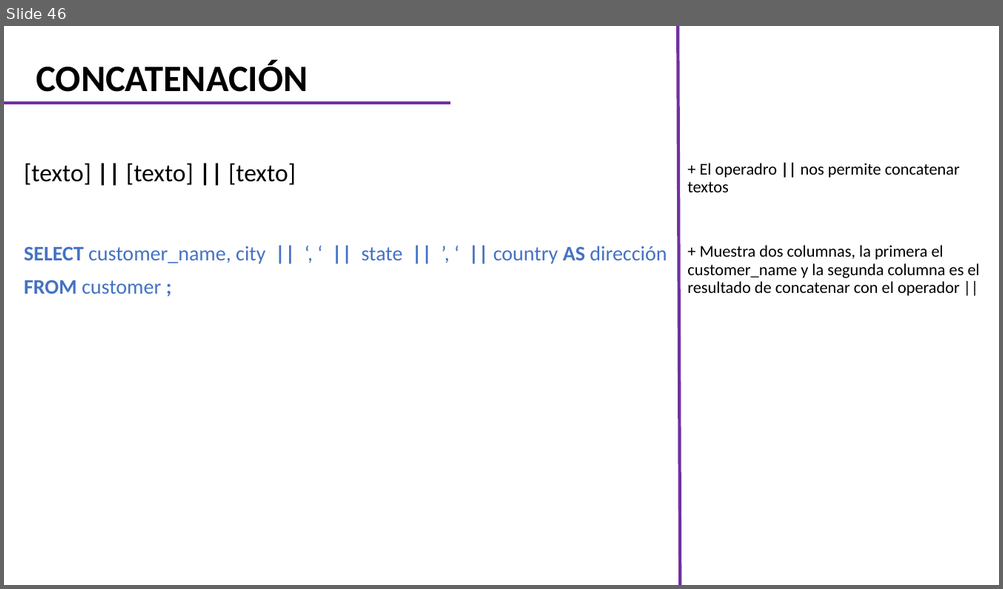
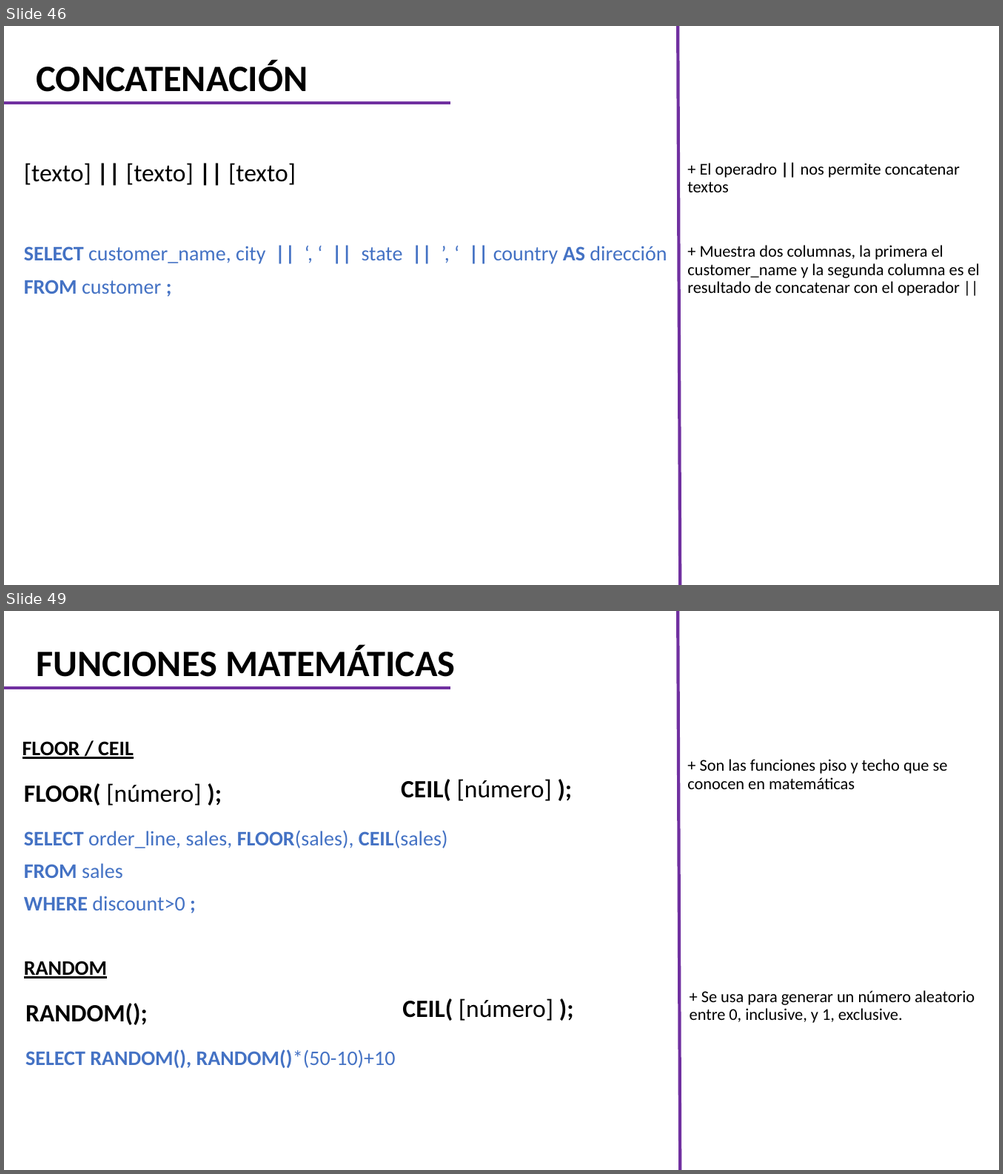
Before and after one commit to CarlosCamposs/Curso-AABD_SQL, a slide deck: Curso AABD-SQL (Notas).pptx. Shown one above the other, each under a label of ours: slide 46 before the commit, slides 46 and 49 after it; the slides between them are not shown. The pictures are 1003x589 and 1003x1174 pixels, drawn with LibreOffice and Linux fonts; fonts in the diff are those of the drawing. Boxes give left, top, right and bottom in pixels: in the first picture for what was removed or moved away, otherwise in the second. Text is boxed around its words. In the diff, an @@ line names an element or a change of style, - is before the commit and + after.

```diff
--- a/Curso AABD-SQL (Notas).pptx
+++ b/Curso AABD-SQL (Notas).pptx
@@ slide 49 added at (x1=4, y1=611, x2=999, y2=1170), background #FFFFFF @@
@@ line added from (680, 1170) to (677, 611), #7030A0 3 pt @@
@@ title added at (x1=37, y1=645, x2=455, y2=677), 36 pt, text #000000, bold @@
+FUNCIONES MATEMÁTICAS
@@ line added from (4, 689) to (450, 689), #7030A0 3 pt @@
@@ text added at (x1=22, y1=741, x2=134, y2=759), 20 pt, text #000000, bold, underline @@
+FLOOR / CEIL
@@ text added at (x1=687, y1=759, x2=948, y2=789), 16 pt, text #000000 @@
++ Son las funciones piso y techo que se conocen en matemáticas
@@ subtitle added at (x1=24, y1=783, x2=201, y2=806), 24 pt, text #000000, bold @@
+FLOOR( [número] );
@@ text added at (x1=401, y1=779, x2=552, y2=801), 24 pt, text #000000 @@
+CEIL( [número] );
@@ text added at (x1=24, y1=830, x2=448, y2=911), 20 pt, text #4472C4 @@
+SELECT order_line, sales, FLOOR(sales), CEIL(sales)
+FROM sales
+WHERE discount>0 ;
@@ text added at (x1=24, y1=961, x2=107, y2=979), 20 pt, text #000000, bold, underline @@
+RANDOM
@@ text added at (x1=25, y1=1003, x2=148, y2=1025), 24 pt, text #000000, bold @@
+RANDOM();
@@ text added at (x1=402, y1=999, x2=553, y2=1021), 24 pt, text #000000 @@
+CEIL( [número] );
@@ text added at (x1=689, y1=991, x2=974, y2=1023), 16 pt, text #000000 @@
++ Se usa para generar un número aleatorio entre 0, inclusive, y 1, exclusive.
@@ text added at (x1=25, y1=1050, x2=395, y2=1068), 20 pt, text #4472C4, bold @@
+SELECT RANDOM(), RANDOM()*(50-10)+10
```
Also in this commit, not shown: 5 other slides added.
